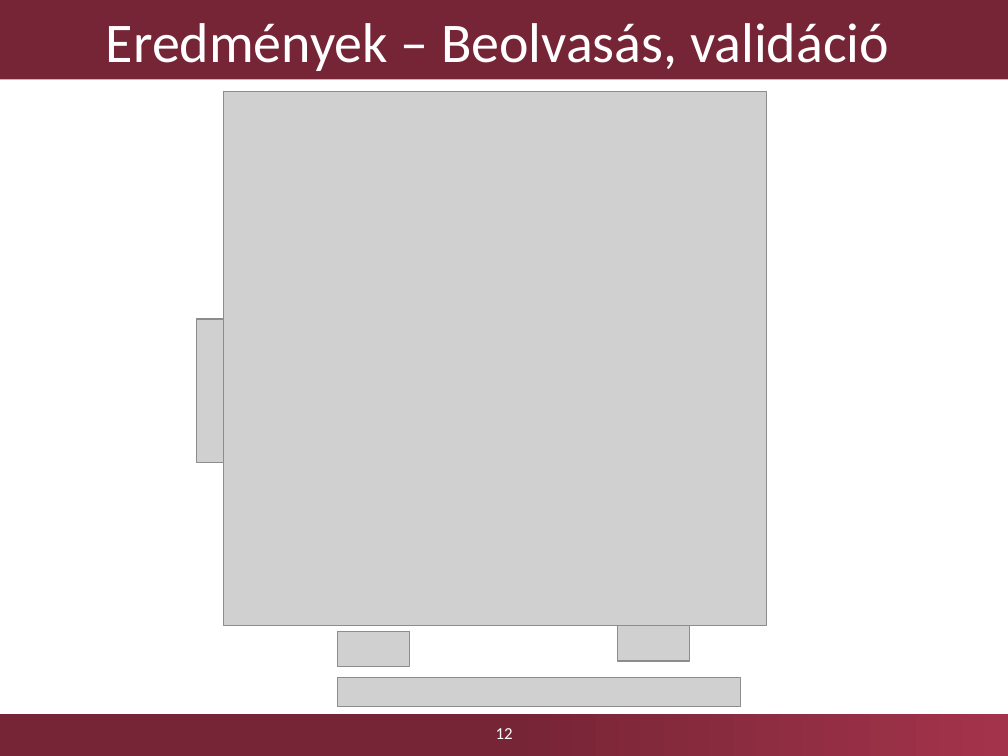
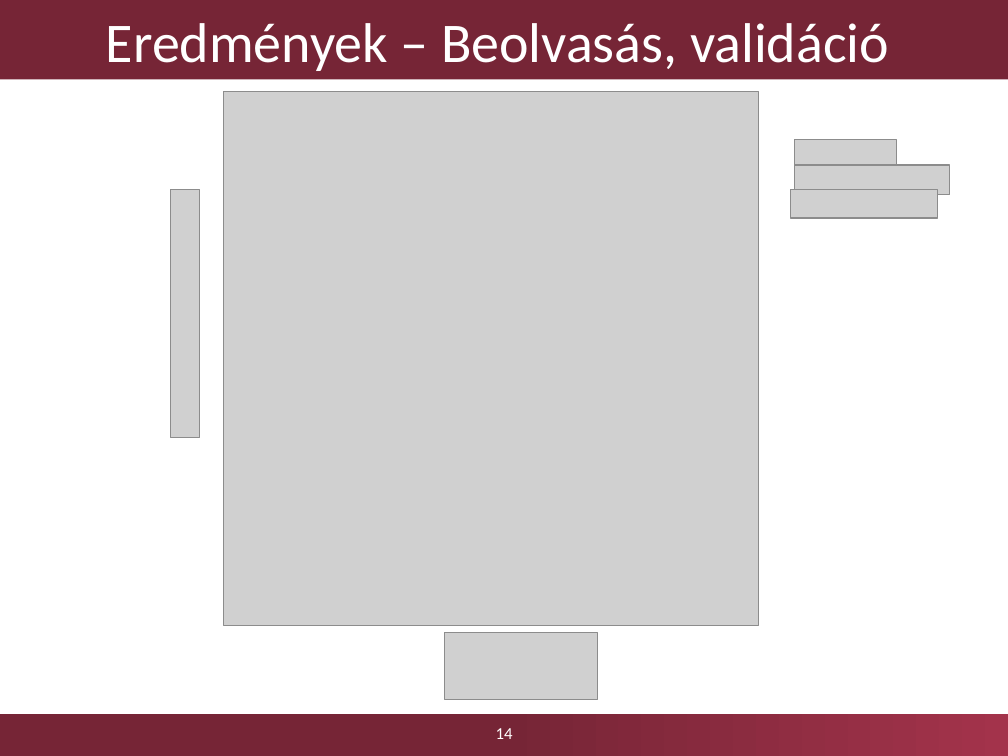
Before and after one commit to Kreestof/szakdolgozat-presentation, a slide deck: slide 14 of Dobosy_Kristof_szakdolgozat_2017_GraphEngine_0.pptx (slide 12 before the commit). Drawn at 1008x756 pixels with LibreOffice and Linux fonts; fonts in the diff are those of the drawing; grey boxes stand for pictures; background and template pictures are left out. Boxes give left, top, right and bottom in pixels: in the first picture for what was removed or moved away, otherwise in the second. Text is boxed around its words. In the diff, an @@ line names an element or a change of style, - is before the commit and + after.

```diff
--- a/Dobosy_Kristof_szakdolgozat_2017_GraphEngine_0.pptx
+++ b/Dobosy_Kristof_szakdolgozat_2017_GraphEngine_0.pptx
@@ picture: place and size @@
-picture at (224,92,767,625)
+picture at (224,92,758,625)
@@ picture: place and size @@
-picture at (337,677,741,707)
+picture at (794,140,897,170)
@@ picture added at (794,165,950,196) @@
@@ picture added at (170,190,199,437) @@
@@ picture added at (790,190,937,219) @@
@@ picture removed at (197,319,224,463) @@
@@ picture removed at (617,625,689,660) @@
@@ picture removed at (337,631,409,666) @@
@@ picture added at (445,633,598,700) @@
@@ page number at (496,728,513,739): text changed @@
-12
+14
```
Also in this commit, not shown: 7 other slides changed, 2 slides added, 3 other files.
